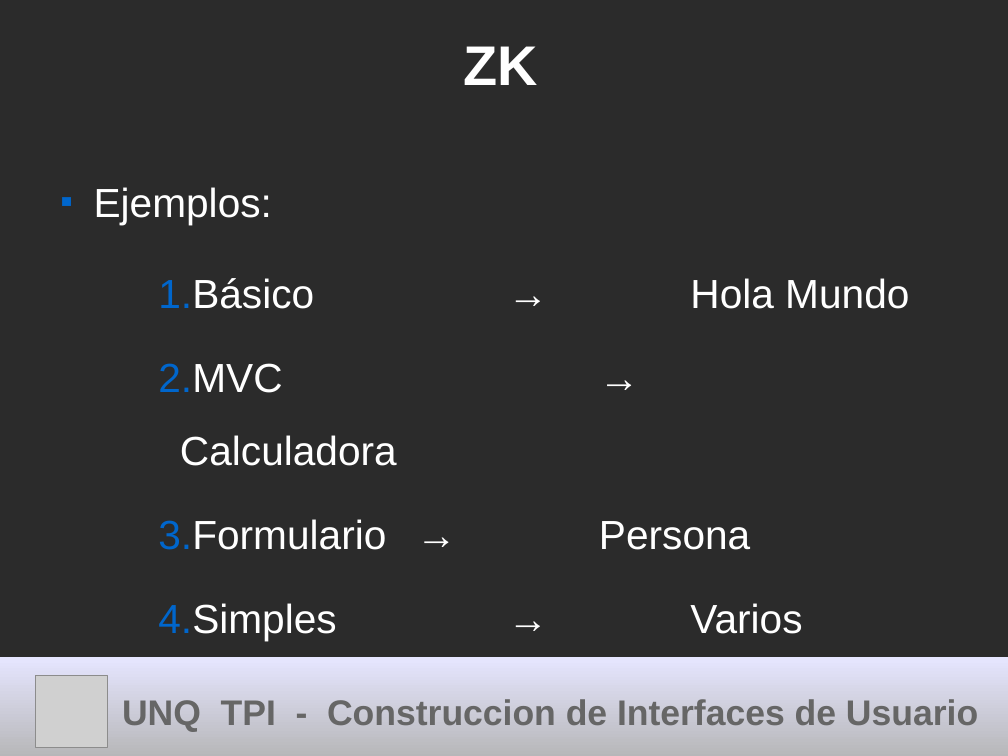
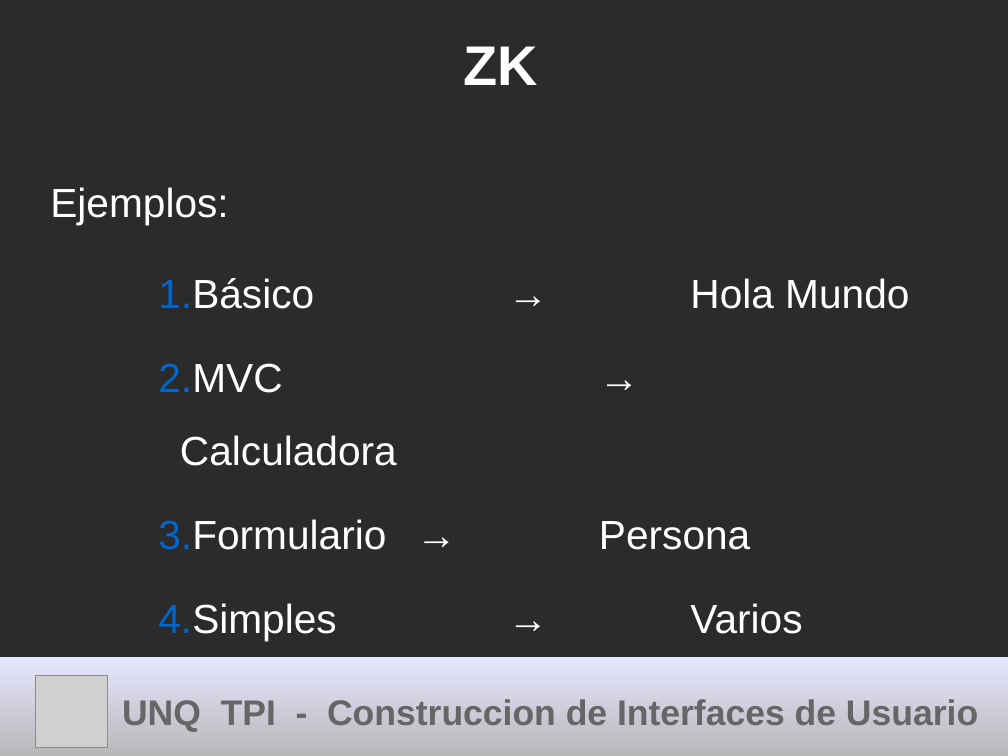
Before and after one commit to cdmarchionne/tpi-ui-tp-esferas, a slide deck: slide 21 of ZK/resources/Presentacion ZK.odp (slide 20 before the commit). Drawn at 1008x756 pixels with LibreOffice and Linux fonts; fonts in the diff are those of the drawing; grey boxes stand for pictures; background and template pictures are left out; a plain dark background stands for a picture behind light text. Boxes give left, top, right and bottom in pixels: in the first picture for what was removed or moved away, otherwise in the second. Text is boxed around its words. In the diff, an @@ line names an element or a change of style, - is before the commit and + after.

```diff
--- a/ZK/resources/Presentacion ZK.odp
+++ b/ZK/resources/Presentacion ZK.odp
@@ text at [50,187,228,225]: bullet ■ to none @@
```
Also in this commit, not shown: 13 other slides changed, 2 slides added, 1 other file.
